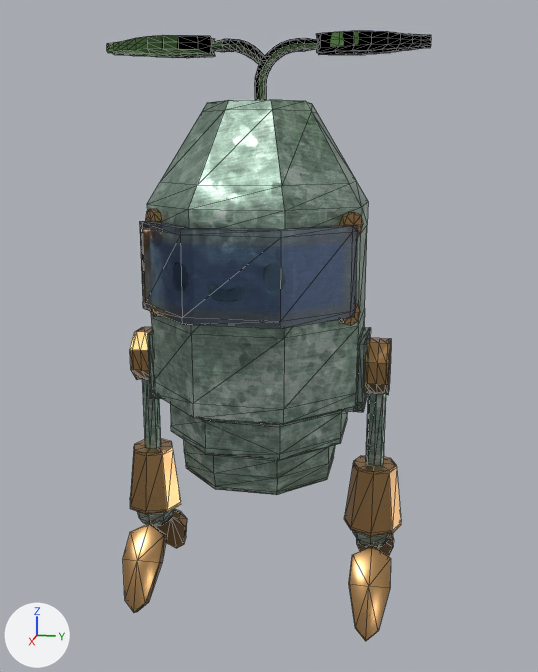
Before and after pictures for a commit that changed the glTF model src/worlds/_b_SelfWorld/assets/models/sproot/sproot_model.gltf.
One viewpoint serves both versions: a camera (50 mm lens) standing at (6.6, 1.39, 3.62) and looking at (0.09, 0.09, 1.99). Every picture has the same lights, and +X, +Y and +Z are marked at lower left. Mesh edges are drawn as thin lines. Where no turn or scale is listed for an object, it has been applied to the vertices. Vertices at the same position are counted once.

Objects in the first picture: 'sproot_Maya_Export'.
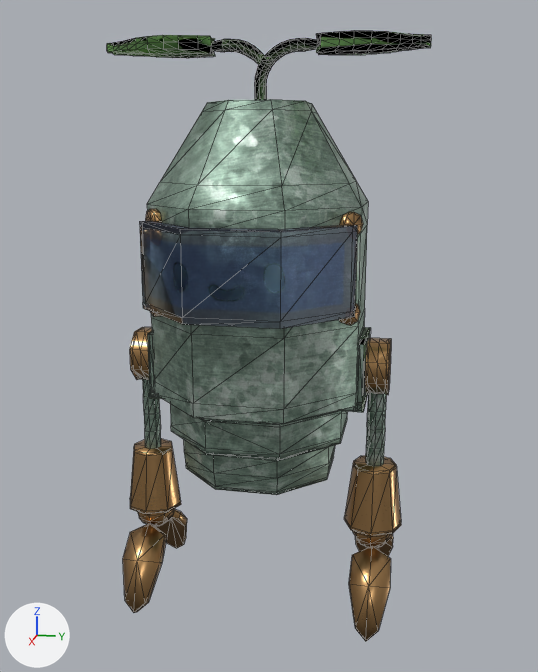
Where the newer file only moved an object's origin or applied its transform, the numbers keep the older frame.

Changed parts and their boxes (x1, y1, x2, y2) in the pictures (538 x 672 px; the box of a moved part takes in the faces that stretch with it):
part 1 of me_sproot_maya_export, built on
    both: (142, 379, 386, 467)
part 2 of me_sproot_maya_export, moved or reshaped
    both: (211, 38, 317, 64)
part 3 of me_sproot_maya_export, surface changed (grey to brown)
    both: (137, 406, 393, 556)
part 4 of me_sproot_maya_export, recoloured
    both: (148, 327, 370, 412)
part 5 of me_sproot_maya_export, recoloured (grey to brown)
    both: (353, 531, 392, 548)

The change, as a list of edits to the scene's bpy script:
```text
Change me_sproot_maya_export:
    used by ob_sproot_maya_export; location = (0.0, 0.0, 0.0)
    remove me_sproot_maya_export.from_pydata(...)  # 1372 vertices, 2576 faces; spans x -0.92..1.15, y -1.37..1.42, z -0.68..4.58
    add me_sproot_maya_export.from_pydata(...)  # 1443 vertices, 2664 faces; spans x -0.92..1.15, y -1.37..1.42, z -0.68..4.58
    me_sproot_maya_export part 1
    1 vertex is removed from x 0.0, y 0.0, z 1.47
    67 faces are deleted
    4 vertices move within x -0.33..0.33, y -0.81, z 1.47
    16 new vertices lie (0.0, 0.0, -0.17) away from vertices in x -0.08..0.08, y -1.18..1.17, z 1.5
    16 new vertices lie (0.0, 0.0, -0.18) away from vertices in x -0.08..0.08, y -1.18..1.17, z 1.33
    16 new vertices lie (0.0, 0.0, 0.18) away from vertices in x -0.08..0.08, y -1.18..1.17, z 0.79
    10 new faces join them, mat_leaf
    145 new faces join them, mat_metal_1_body
    me_sproot_maya_export part 2
    48 faces are deleted
    24 vertices are added at x -0.04..0.04, y -0.42..0.49, z 4.35..4.55
    48 new faces join them, mat_leaf
    me_sproot_maya_export part 3: 151 kept faces spanning x -0.69..0.33, y -1.3..1.28, z -0.68..1.46 get new texture (UV) coordinates
    me_sproot_maya_export part 4: 163 faces spanning x -0.92..0.92, y -0.99..0.99, z 1.4..2.02 switch from mat_metal_1_body to mat_leaf
    me_sproot_maya_export part 5: 224 faces spanning x -0.2..0.2, y -1.3..1.29, z -0.07..0.33 switch from mat_metal_1_body to mat_metal_2
    me_sproot_maya_export part 6: the surface is now shaded smooth
```
